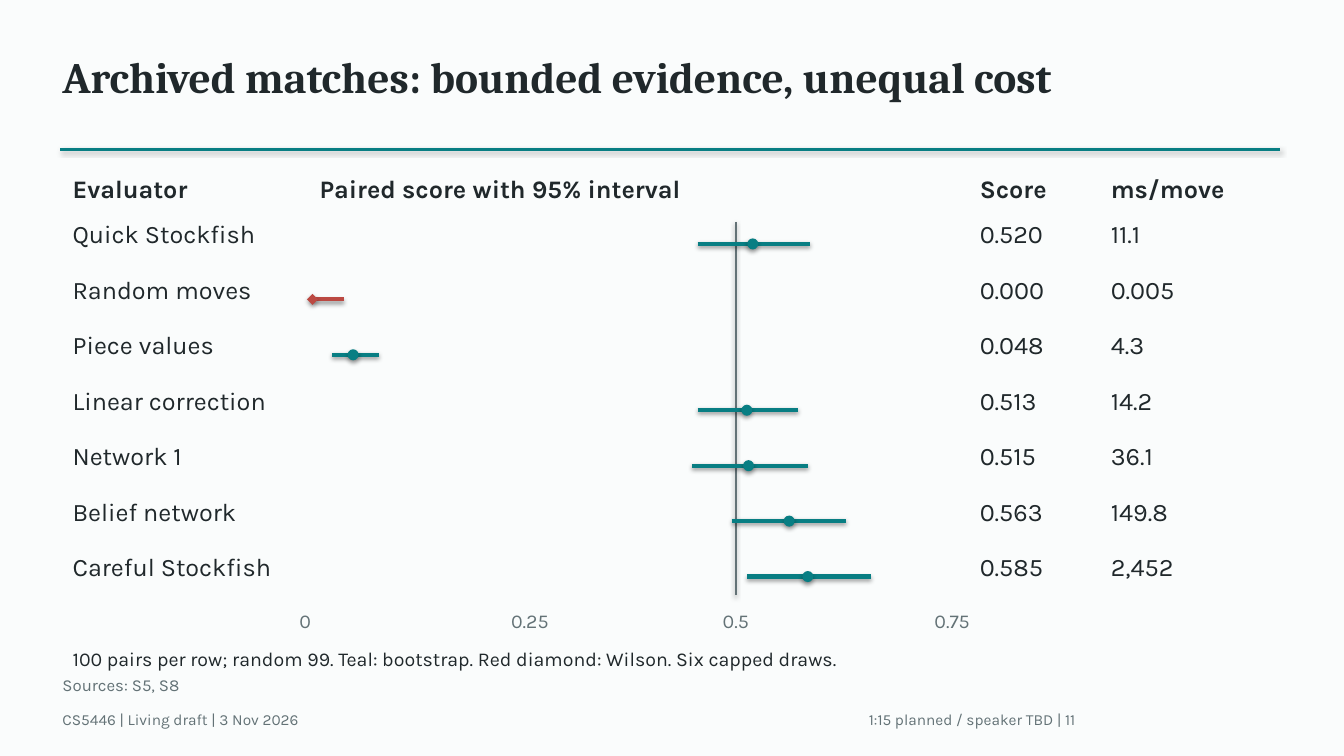
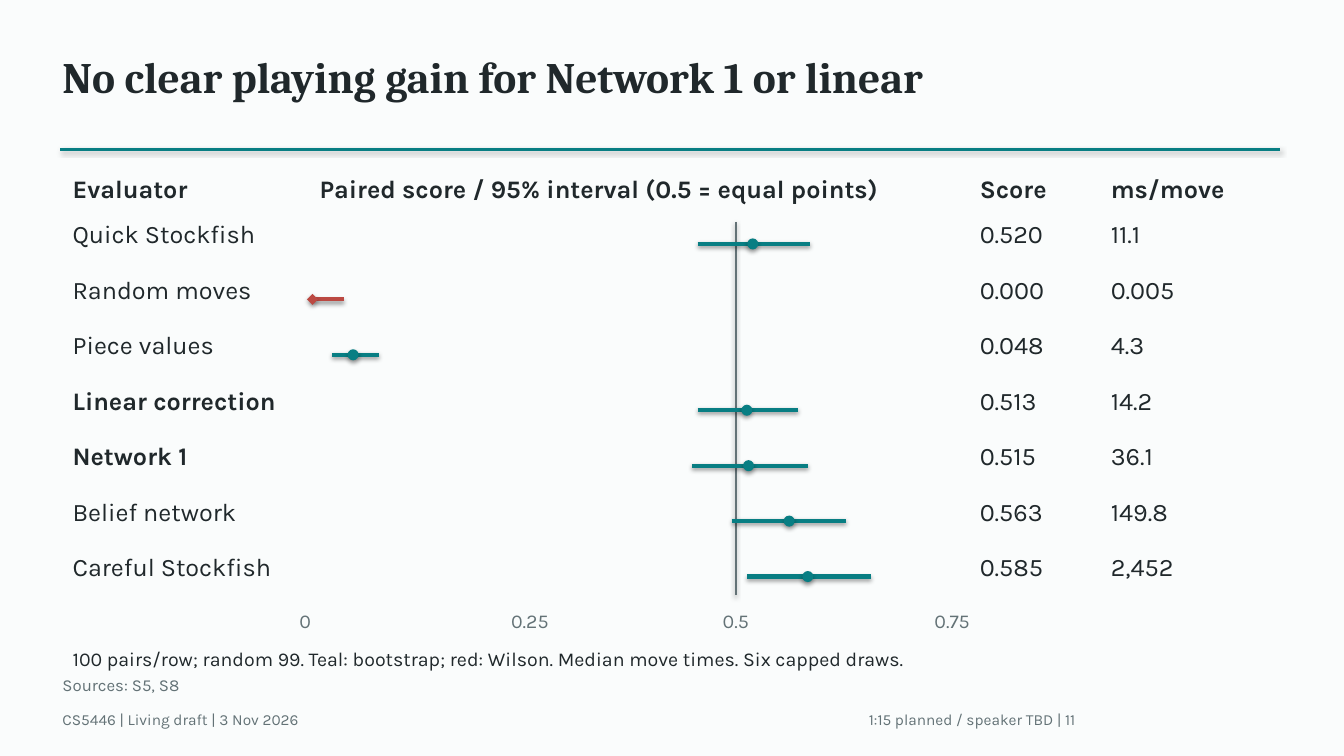
Before and after one commit to Mr-Teal/CS5446_project, a slide deck: slide 11 of docs/drafts/presentation-draft.pptx. Drawn at 1344x756 pixels with LibreOffice and Linux fonts; fonts in the diff are those of the drawing. Boxes give left, top, right and bottom in pixels: in the first picture for what was removed or moved away, otherwise in the second. Text is boxed around its words. In the diff, an @@ line names an element or a change of style, - is before the commit and + after.

```diff
--- a/docs/drafts/presentation-draft.pptx
+++ b/docs/drafts/presentation-draft.pptx
@@ text at (62,62,923,103): text changed @@
-Archived matches: bounded evidence, unequal cost
+No clear playing gain for Network 1 or linear
@@ text at (320,179,878,204): text changed @@
-Paired score with 95% interval
+Paired score / 95% interval (0.5 = equal points)
@@ text "Linear correction" at (73,392,275,411): bold on @@
@@ text "Network 1" at (73,447,187,466): bold on @@
@@ text at (73,651,904,671): text changed @@
-100 pairs per row; random 99. Teal: bootstrap. Red diamond: Wilson. Six capped draws.
+100 pairs/row; random 99. Teal: bootstrap; red: Wilson. Median move times. Six capped draws.
```
Also in this commit, not shown: 8 other slides changed, 3 other files.
